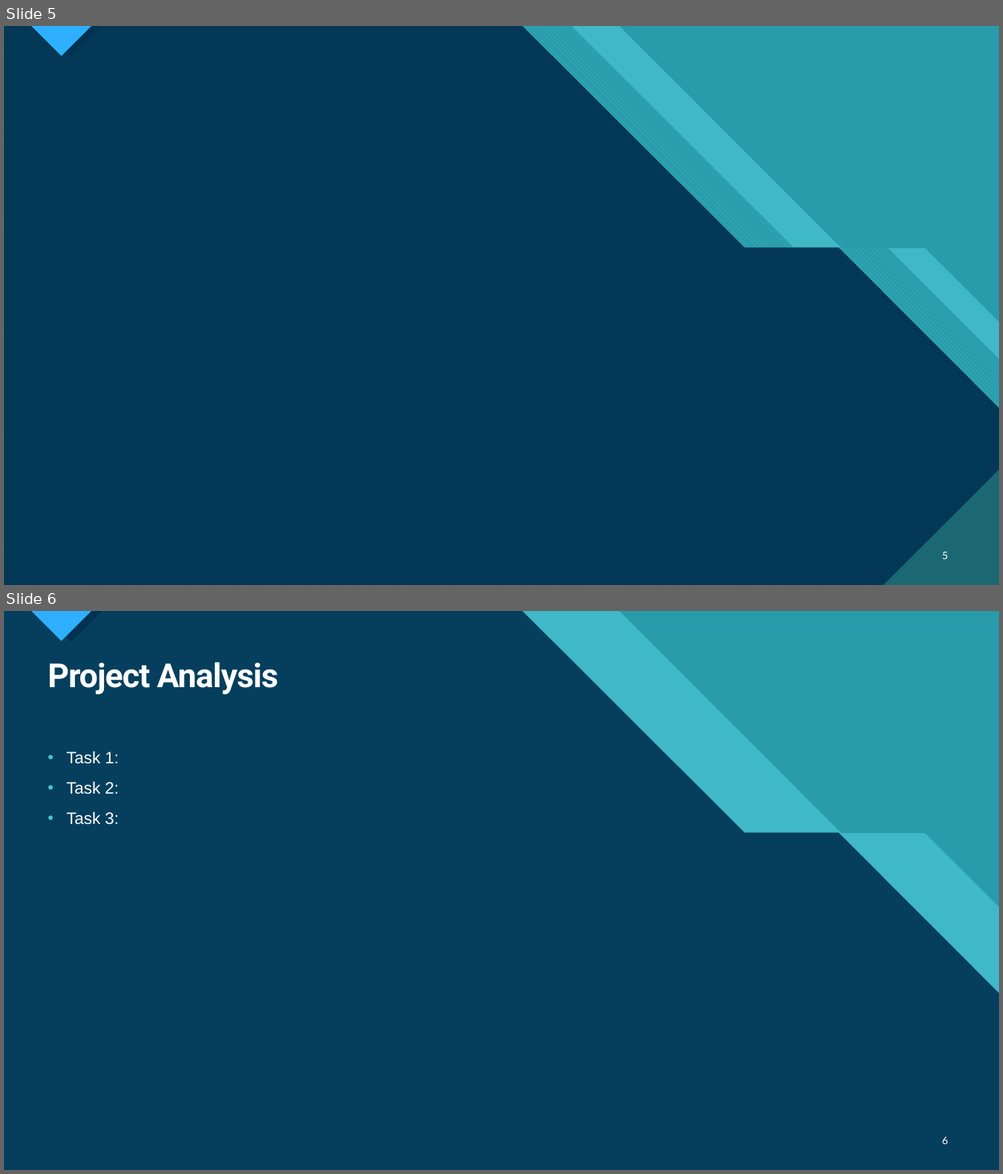
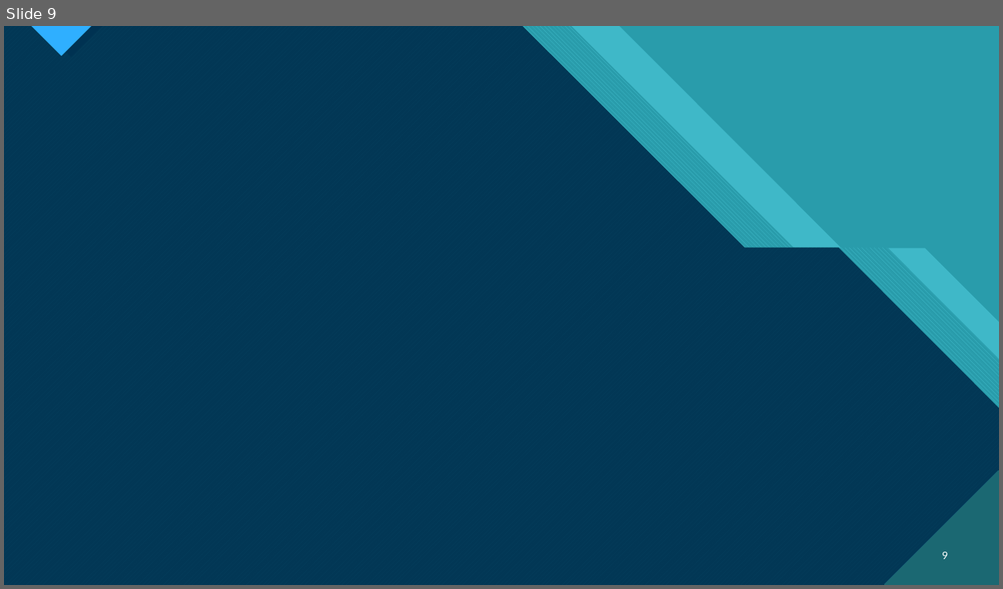
Before and after one commit to MnAppsNet/DominanceQueries, a slide deck: report_presentation.pptx. Shown one above the other, each under a label of ours: slides 5 and 6 before the commit, slide 9 after it. The pictures are 1003x1174 and 1003x589 pixels, drawn with LibreOffice and Linux fonts; fonts in the diff are those of the drawing; background and template pictures are left out; a plain dark background stands for a picture behind light text. Boxes give left, top, right and bottom in pixels: in the first picture for what was removed or moved away, otherwise in the second. Text is boxed around its words. In the diff, an @@ line names an element or a change of style, - is before the commit and + after.

```diff
--- a/report_presentation.pptx
+++ b/report_presentation.pptx
@@ slide 6 removed at bbox=[4, 611, 999, 1170], background picture (left out); not listed: 14 template elements that a slide beside it also shows @@
@@ title removed at bbox=[48, 662, 279, 695] @@
-Project Analysis
@@ text removed at bbox=[66, 751, 119, 825] @@
-• Task 1:
-• Task 2:
-• Task 3:
@@ page number removed at bbox=[942, 1137, 948, 1145] @@
-6
@@ what was slide 5 is now slide 9 @@
@@ page number at bbox=[942, 552, 948, 560]: text changed @@
-5
+9
```
Also in this commit, not shown: 1 slide changed, 4 slides added.
